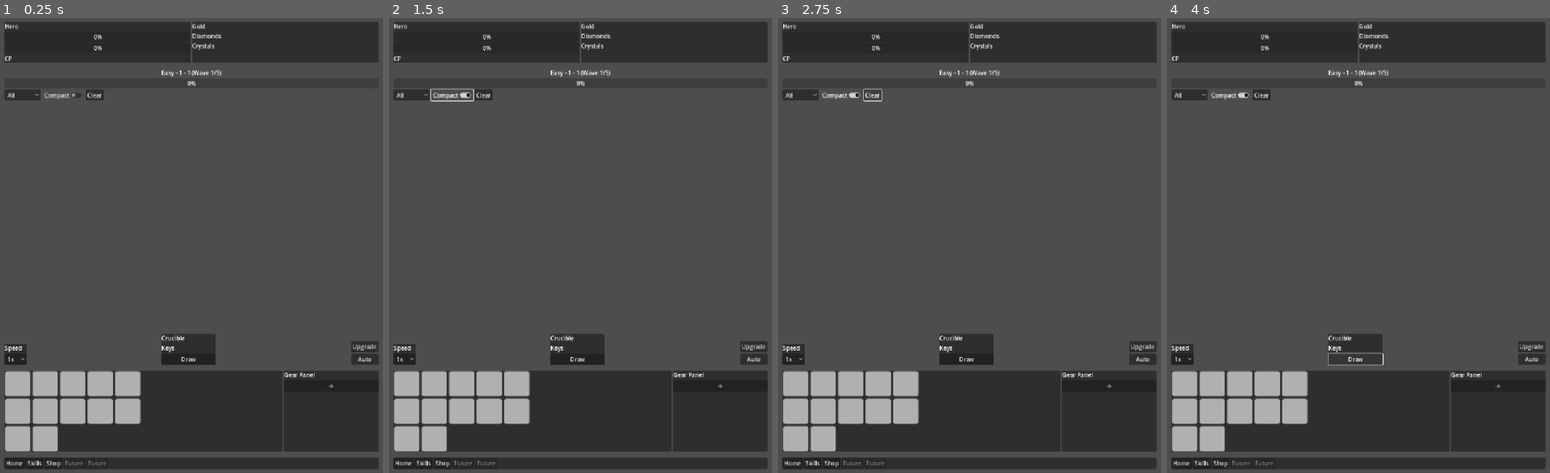
Above: before the commit, frames 1-4 (left to right).
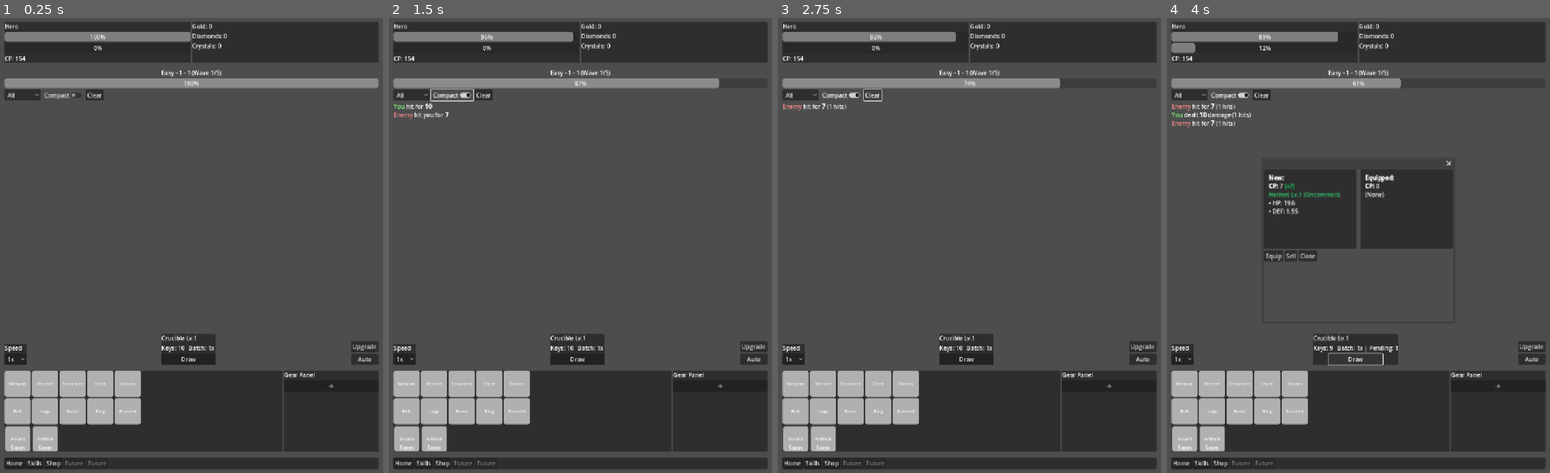
Above: after the commit, the same moments.

Repository: Mr-Cee/TheCrucibleGame
Game: Godot game, scene res://scenes/ui/Home.tscn
The game is run twice, just before and just after one commit, with the same random seed, the same clock (stepped at 60 frames per second) and the same inputs.
Inputs:
- Up to frame 1 (0.25 s): no input
- Up to frame 2 (1.5 s): click "All" at 0.5 s; click "Compact" at 1.25 s
- Up to frame 3 (2.75 s): click "Clear" at 2 s
- Up to frame 4 (4 s): click "1x" at 2.75 s; click "Draw" at 3.5 s

The runs differ from the first frame. In frame 1, 4.2% of the frame differs, in the area x 1-99%, y 1-95%; in frame 2, 4.0%; in frame 3, 3.7%; in frame 4, 13%, in the area x 1-75%, y 1-95%.
Error before the commit: Parse Error: Function "passive_stats_from_class_and_skills()" not found in base self. (res://scripts/models/PlayerModel.gd:90)

Commit message:
WIP - Skill implementation and usage, errors cleared, game launches

Diff:
--- a/scripts/models/PlayerModel.gd
+++ b/scripts/models/PlayerModel.gd
@@ -42,6 +42,10 @@
 @export var premium_offline_unlocked: bool = false          # permanent bundle (+2h cap)
 @export var battlepass_expires_unix: int = 0                # temporary (+2h cap while active)
 
+# ============== Class / Skills (MVP) ==================
+# Tracks the player's selected node in the class tree (e.g. "warrior", "knight", etc.)
+@export var class_def_id: String = ""
+
 @export var skill_levels: Dictionary = {}                   #skill_id -> int (>=1)
 @export var equipped_active_skills: Array[String] = []      #List of skill_ids(active)
 @export var equipped_passive_skills: Array[String] = []     #list of skill_ids(passive)
@@ -50,10 +54,6 @@
 var crucible_upgrade_paid_stages: int = 0
 var crucible_upgrade_target_level: int = 0 # 0 means "not upgrading"
 var crucible_upgrade_finish_unix: int = 0  # unix seconds; 0 means "no timer running"
-
-
-func _init() -> void:
-	ensure_class_and_skills_initialized()
 
 func base_stats() -> Stats:
 	var s := Stats.new()
@@ -99,7 +99,7 @@
 	#Conversion RatesL
 	s.hp += s.str * 5.0
 	s.atk += s.str * 0.5
-	s.atk += s.in * 0.6
+	s.atk += s.int_ * 0.6
 	s.atk += s.agi * 0.55
 	s.atk_spd += s.agi * 0.05
 
@@ -136,7 +136,7 @@
 		"xp": xp,
 		"class_id": class_id,
 		"class_def_id": class_def_id,
-		"skill_levls": skill_levels,
+		"skill_levels": skill_levels,
 		"equipped_active_skills": equipped_active_skills,
 		"equipped_passive_skills": equipped_passive_skills,
 		"crucible_keys": crucible_keys,
@@ -166,7 +166,7 @@
 	p.level = int(d.get("level", 1))
 	p.xp = int(d.get("xp", 0))
 	p.class_id = int(d.get("class_id", 0))
-	p.class_def_id = int(d.get("class_def_id", ""))
+	p.class_def_id = String(d.get("class_def_id", ""))
 
 	var slv: Variant = d.get("skill_levels", {})
 	p.skill_levels = {}
@@ -261,7 +261,7 @@
 
 	#seed starter skills if missing (new save or older save)
 	if skill_levels.is_empty():
-		skill_levels = SkillsCatalog.starting_active_loadout_for_class(class_id)
+		skill_levels = SkillCatalog.starting_skill_levels_for_class(class_id)
 
 	if equipped_active_skills.is_empty():
 		equipped_active_skills = SkillCatalog.starting_active_loadout_for_class(class_id)
@@ -283,7 +283,7 @@
 	else:
 		skill_levels[skill_id] = lvl
 
-func _unique_skill_ids(ids: Array[String]) -> void:
+func _unique_skill_ids(ids: Array[String]) -> Array[String]:
 	var seen := {}
 	var out: Array[String] = []
 	for id in ids:
@@ -293,7 +293,7 @@
 		out.append(id)
 	return out
 
-func passive_statts_from_class_and_skills() -> Stats:
+func passive_stats_from_class_and_skills() -> Stats:
 	#Flat passive from the select class node + passice skills (equipped + granted)
 	var out := Stats.new()
 
